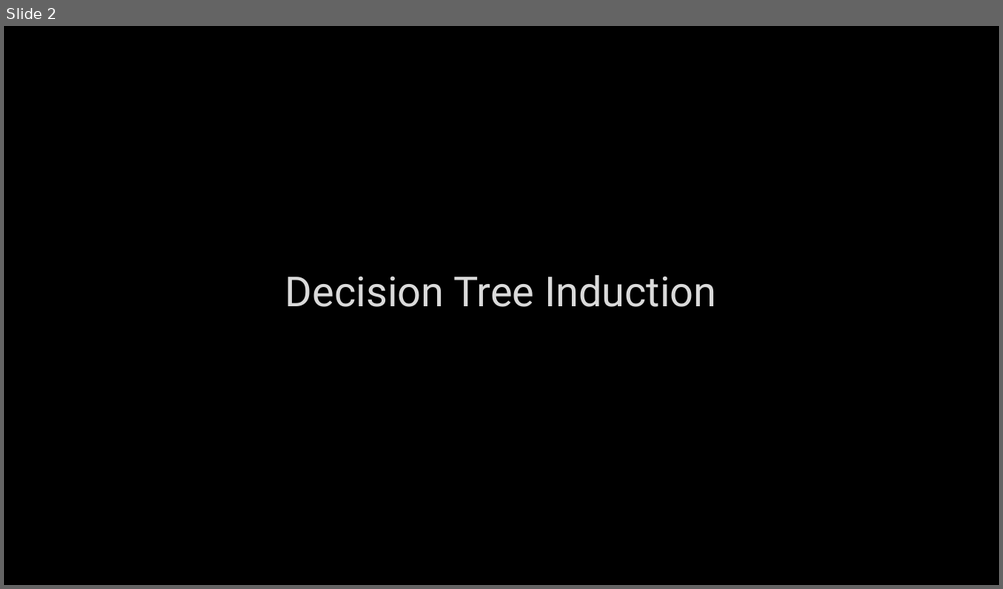
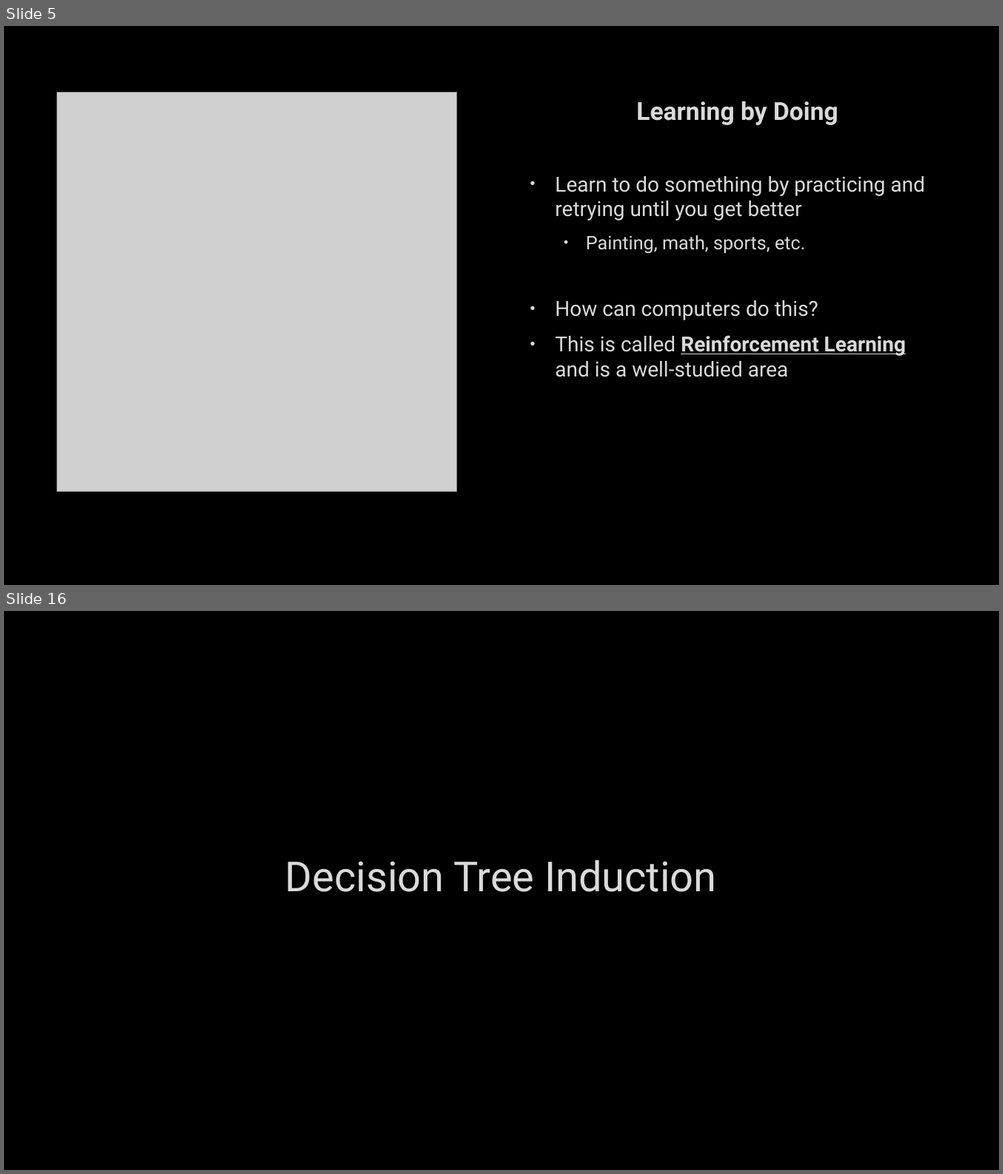
Before and after one commit to markfloryan/AI, a slide deck: slides/13-ML-DecisionTrees.pptx. Shown one above the other, each under a label of ours: slide 2 before the commit, slides 5 and 16 after it; the slides between them are not shown. The pictures are 1003x589 and 1003x1174 pixels, drawn with LibreOffice and Linux fonts; fonts in the diff are those of the drawing; grey boxes stand for pictures; background and template pictures are left out. Boxes give left, top, right and bottom in pixels: in the first picture for what was removed or moved away, otherwise in the second. Text is boxed around its words. In the diff, an @@ line names an element or a change of style, - is before the commit and + after.

```diff
--- a/slides/13-ML-DecisionTrees.pptx
+++ b/slides/13-ML-DecisionTrees.pptx
@@ slide 5 added at (x1=4, y1=26, x2=999, y2=585), background picture (left out) @@
@@ picture added at (x1=57, y1=92, x2=457, y2=491) @@
@@ text added at (x1=555, y1=101, x2=925, y2=378), 20 pt, text #DADADA @@
+Learning by Doing
+• Learn to do something by practicing and retrying until you get better
+  • Painting, math, sports, etc.
+• How can computers do this?
+• This is called Reinforcement Learning and is a well-studied area
@@ what was slide 2 is now slide 16 @@
```
Also in this commit, not shown: 14 slides changed, 13 other slides added, 9 other files.
